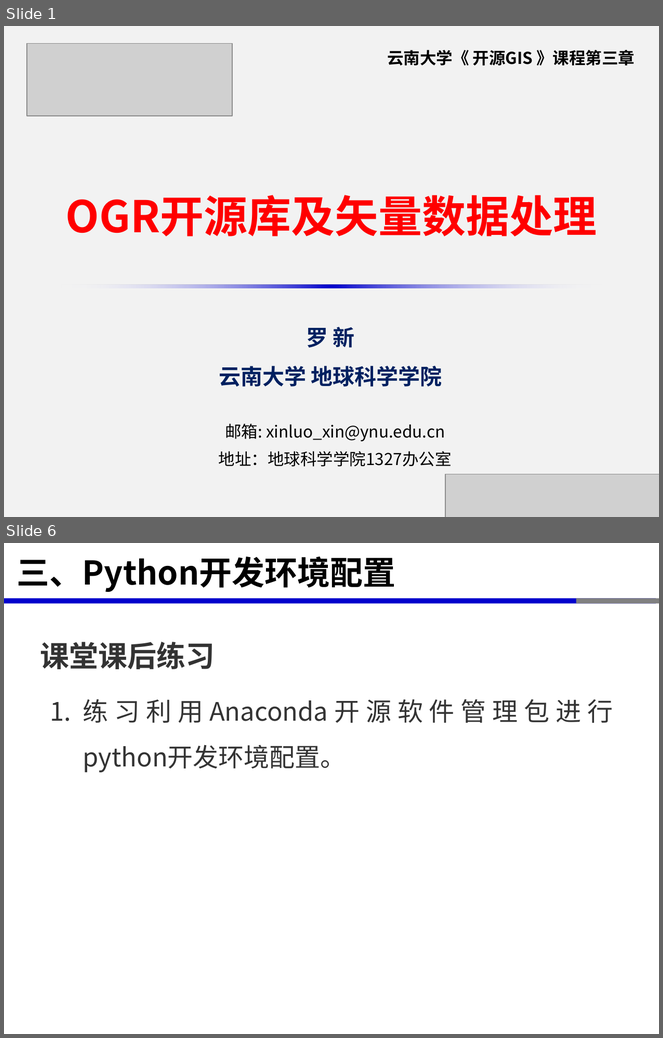
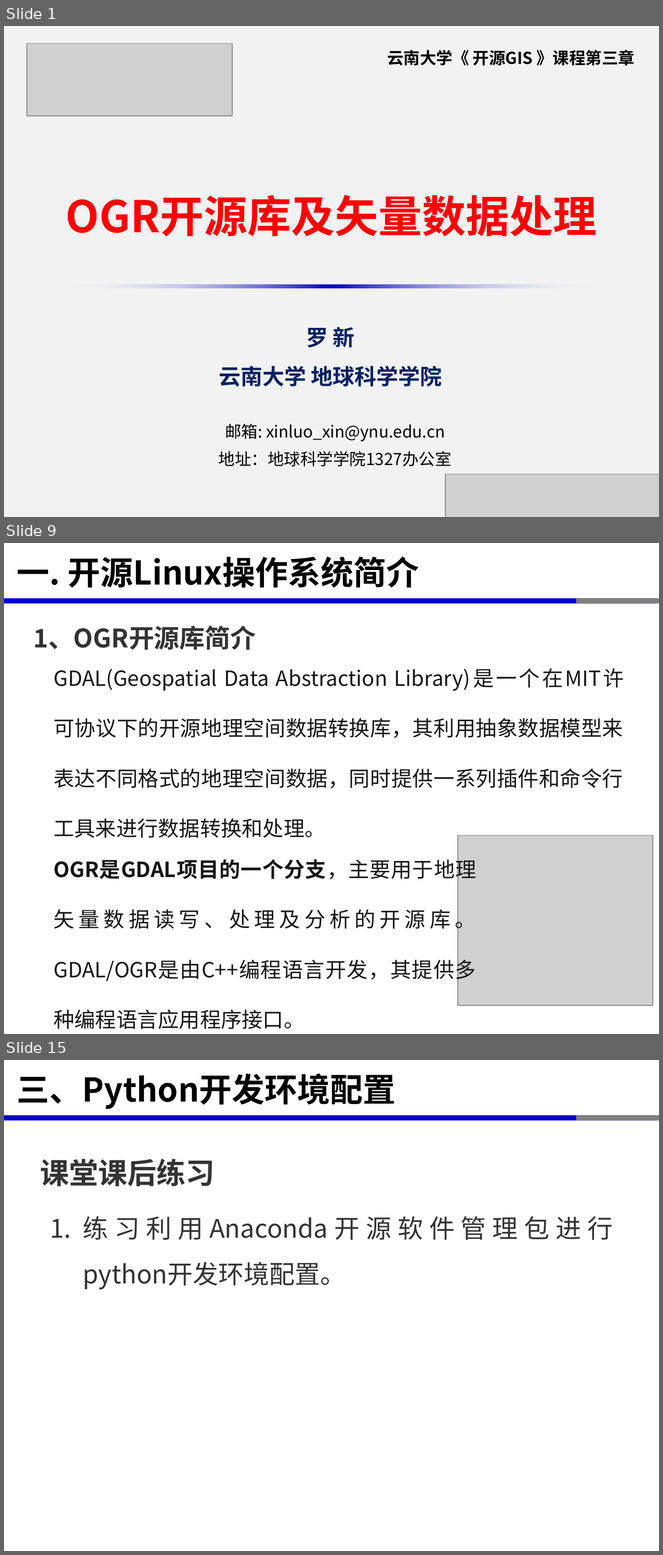
Before and after one commit to xinluo2018/open-source-gis-course, a slide deck: 第4章- OGR开源库及矢量数据处理-8课时/第3章-OGR开源库及矢量数据处理-8学时.pptx. Shown one above the other, each under a label of ours: slides 1 and 6 before the commit, slides 1, 9 and 15 after it; the slides between them are not shown. The pictures are 663x1038 and 663x1555 pixels, drawn with LibreOffice and Linux fonts; fonts in the diff are those of the drawing; grey boxes stand for pictures. Boxes give left, top, right and bottom in pixels: in the first picture for what was removed or moved away, otherwise in the second. Text is boxed around its words. In the diff, an @@ line names an element or a change of style, - is before the commit and + after.

```diff
--- a/第4章- OGR开源库及矢量数据处理-8课时/第3章-OGR开源库及矢量数据处理-8学时.pptx
+++ b/第4章- OGR开源库及矢量数据处理-8课时/第3章-OGR开源库及矢量数据处理-8学时.pptx
@@ slide 9 added at bbox=[4, 543, 659, 1034], background #FFFFFF; not listed: 3 template elements that a slide beside it also shows @@
@@ title added at bbox=[17, 557, 419, 588], 36 pt, text #000000, bold @@
+一. 开源Linux操作系统简介
@@ text added at bbox=[33, 626, 256, 650], 28 pt, text #333333, bold @@
+1、OGR开源库简介
@@ text added at bbox=[53, 668, 623, 838], 23 pt, text #151515 @@
+GDAL(Geospatial Data Abstraction Library)是一个在MIT许可协议下的开源地理空间数据转换库，其利用抽象数据模型来表达不同格式的地理空间数据，同时提供一系列插件和命令行工具来进行数据转换和处理。
@@ picture added at bbox=[458, 836, 653, 1006] @@
@@ text added at bbox=[53, 856, 476, 1030], 23 pt, text #151515 @@
+OGR是GDAL项目的一个分支，主要用于地理矢量数据读写、处理及分析的开源库。GDAL/OGR是由C++编程语言开发，其提供多种编程语言应用程序接口。
@@ what was slide 6 is now slide 15 @@
```
Also in this commit, not shown: 3 slides changed, 9 other slides added, 1 slide removed, 3 other files.
